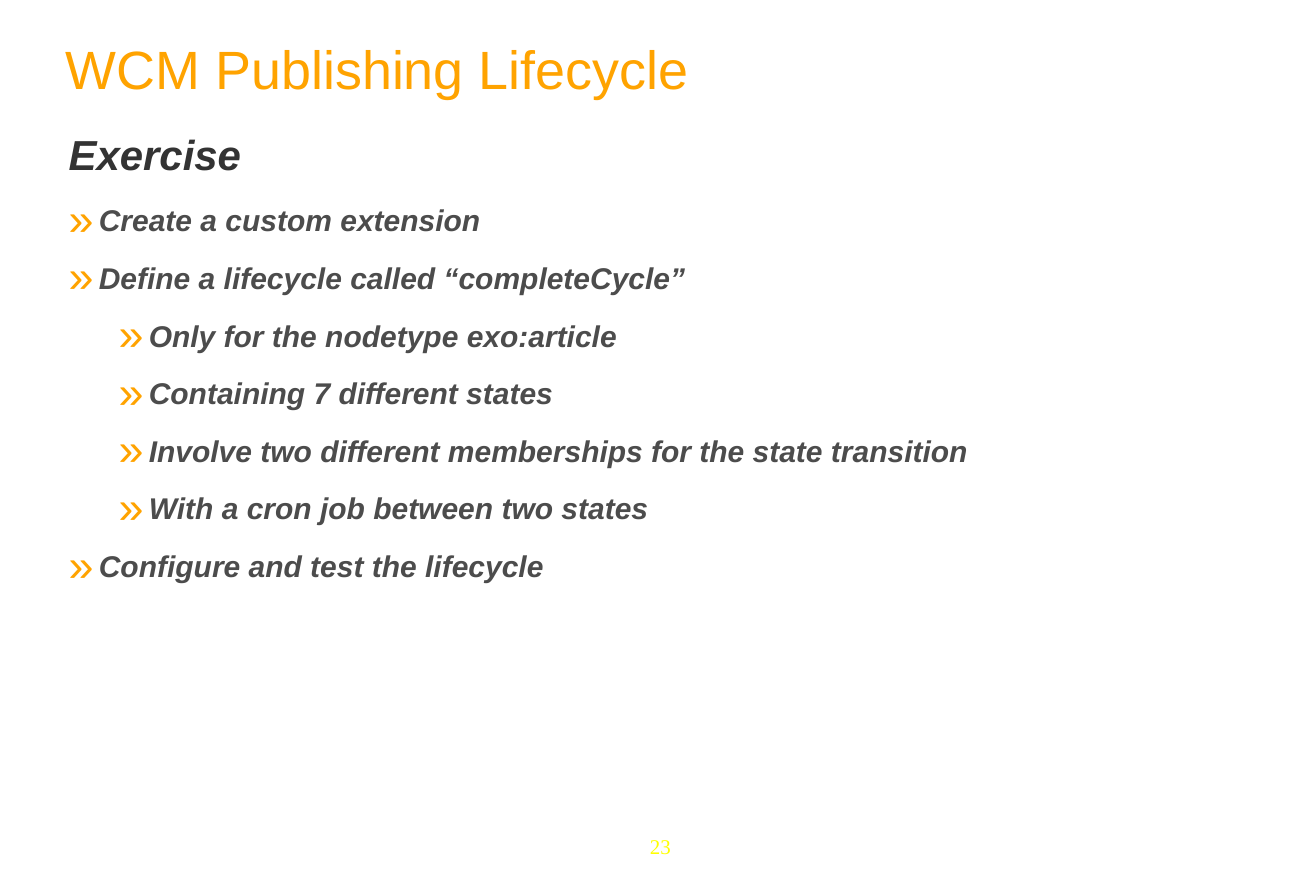
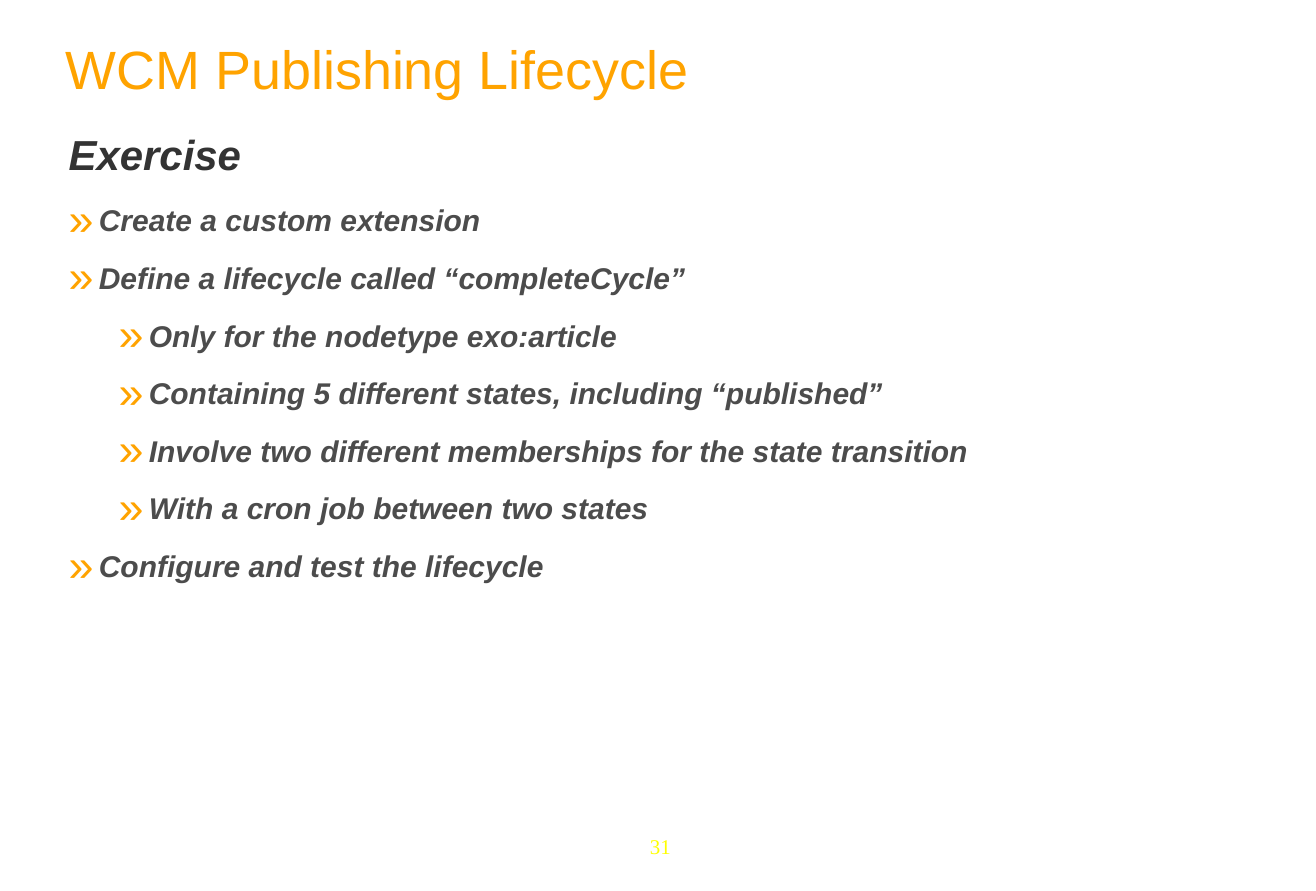
Before and after one commit to anhvurz90/training, a slide deck: slide 31 of exo-developer/280-wcm-customization/slides/280-WCM-XDev-en.ppt (slide 23 before the commit). Drawn at 1316x891 pixels with LibreOffice and Linux fonts; fonts in the diff are those of the drawing; background and template pictures are left out. Boxes give left, top, right and bottom in pixels: in the first picture for what was removed or moved away, otherwise in the second. Text is boxed around its words. In the diff, an @@ line names an element or a change of style, - is before the commit and + after.

```diff
--- a/exo-developer/280-wcm-customization/slides/280-WCM-XDev-en.ppt
+++ b/exo-developer/280-wcm-customization/slides/280-WCM-XDev-en.ppt
@@ text at box(149, 382, 882, 410): text changed @@
-  » Containing 7 different states
+  » Containing 5 different states, including “published”
@@ page number at box(650, 840, 671, 855): text changed @@
-23
+31
```
Also in this commit, not shown: 10 other slides changed, 15 slides added, 7 slides removed, 5 other files.
